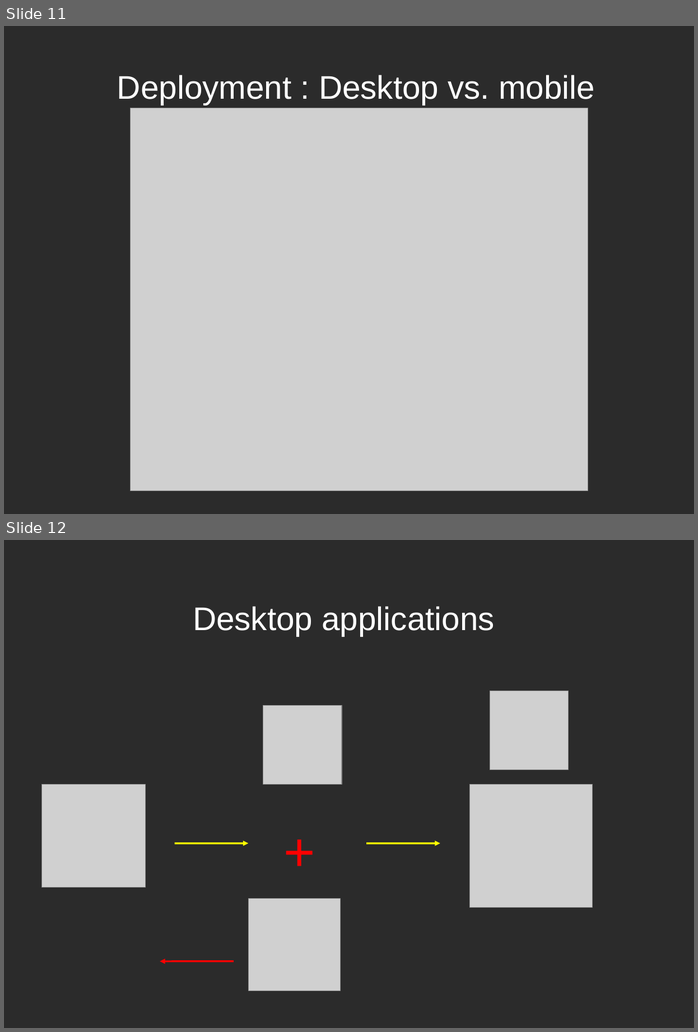
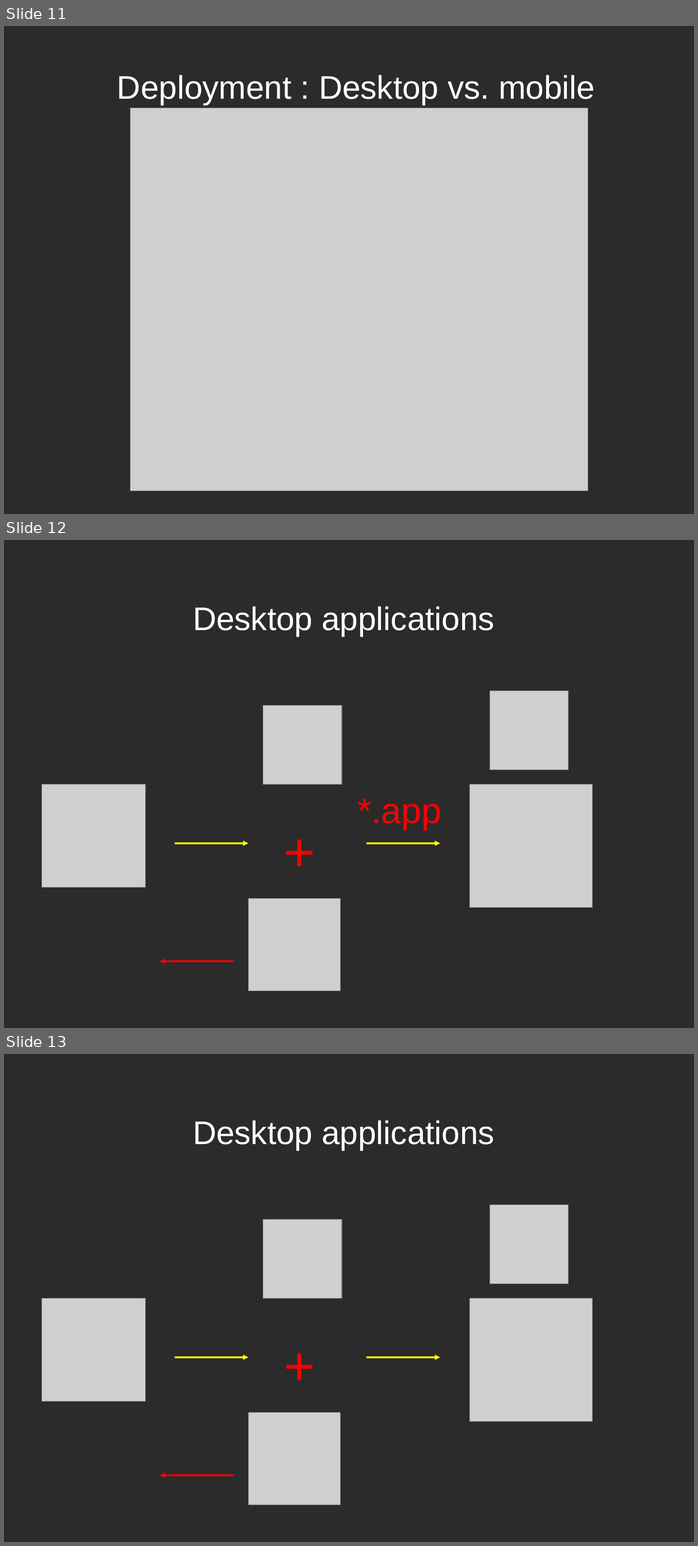
Before and after one commit to dodikk/iOS-articles, a slide deck: 3-iContiniousIntegration/ciPresentation.odp. Shown one above the other, each under a label of ours: slides 11 and 12 before the commit, slides 11, 12 and 13 after it. The pictures are 698x1032 and 698x1546 pixels, drawn with LibreOffice and Linux fonts; fonts in the diff are those of the drawing; grey boxes stand for pictures; background and template pictures are left out; a plain dark background stands for a picture behind light text. Boxes give left, top, right and bottom in pixels: in the first picture for what was removed or moved away, otherwise in the second. Text is boxed around its words. In the diff, an @@ line names an element or a change of style, - is before the commit and + after.

```diff
--- a/3-iContiniousIntegration/ciPresentation.odp
+++ b/3-iContiniousIntegration/ciPresentation.odp
@@ slide 12 added at <box>4,540,694,1028</box>, background picture (left out) @@
@@ title added at <box>193,606,494,636</box>, 39.9 pt, text #FFFFFF @@
+Desktop applications
@@ picture added at <box>263,706,342,784</box> @@
@@ picture added at <box>490,691,568,770</box> @@
@@ picture added at <box>42,784,145,888</box> @@
@@ picture added at <box>470,784,593,907</box> @@
@@ text added at <box>357,798,441,830</box>, 44 pt, text #FF0000 @@
+*.app
@@ text added at <box>278,814,322,888</box>, 66 pt, text #FF0000 @@
++
@@ arrow added from (175, 844) to (248, 844), #FFFF00 2.15 pt @@
@@ arrow added from (366, 844) to (440, 844), #FFFF00 2.15 pt @@
@@ picture added at <box>248,899,341,991</box> @@
@@ arrow added from (234, 961) to (160, 961), #FF0000 2.15 pt @@
@@ what was slide 12 is now slide 13 @@
```
Also in this commit, not shown: 6 slides changed, 3 other slides added, 2 slides removed, 2 other files.
